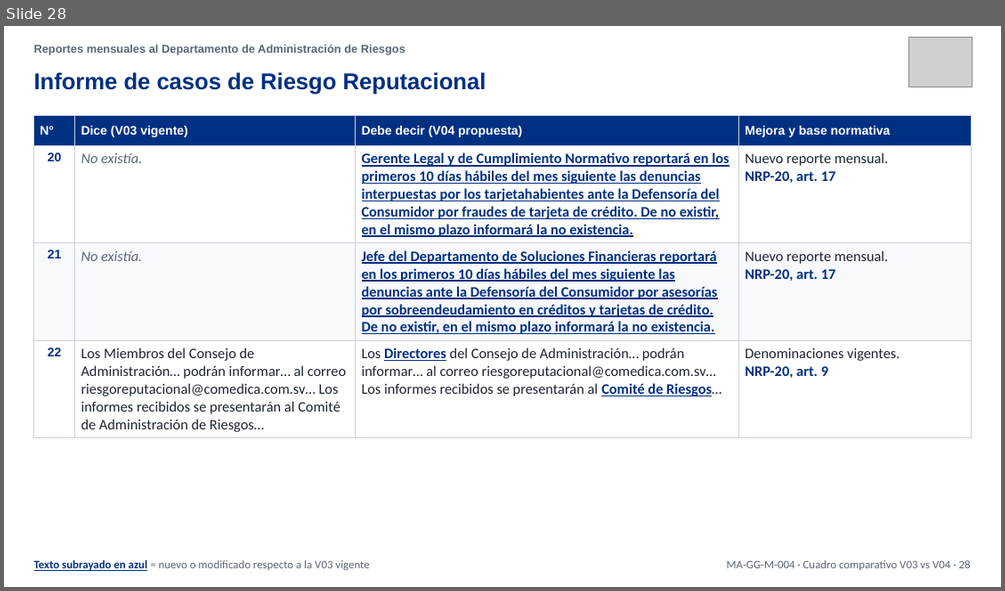
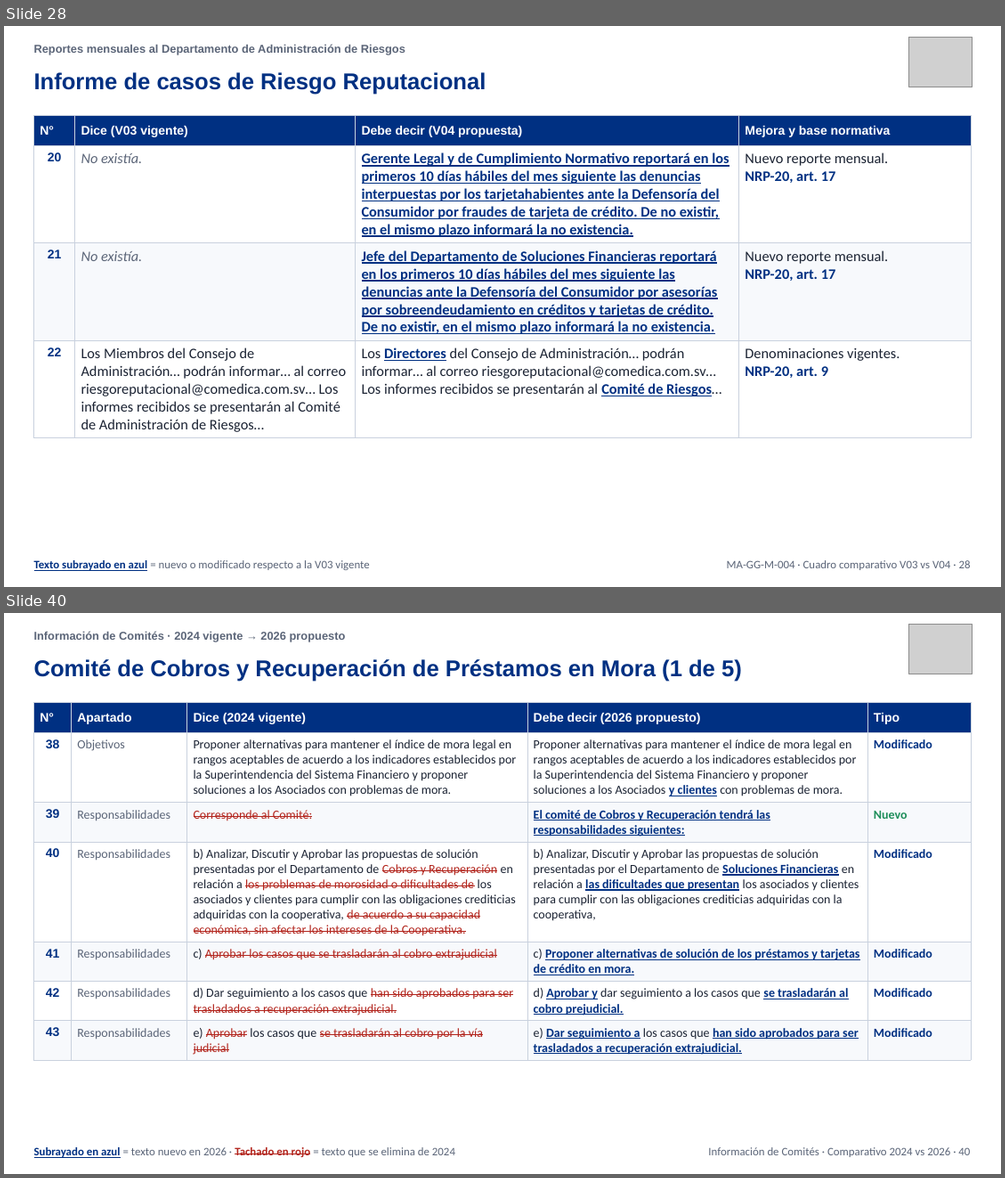
Before and after one commit to menjivar201280/riesgo, a slide deck: politicas/Comparativo_Comite_Riesgos_V03_vs_V04.pptx. Shown one above the other, each under a label of ours: slide 28 before the commit, slides 28 and 40 after it; the slides between them are not shown. The pictures are 1005x591 and 1005x1178 pixels, drawn with LibreOffice and Linux fonts; fonts in the diff are those of the drawing; grey boxes stand for pictures. Boxes give left, top, right and bottom in pixels: in the first picture for what was removed or moved away, otherwise in the second. Text is boxed around its words. In the diff, an @@ line names an element or a change of style, - is before the commit and + after.

```diff
--- a/politicas/Comparativo_Comite_Riesgos_V03_vs_V04.pptx
+++ b/politicas/Comparativo_Comite_Riesgos_V03_vs_V04.pptx
@@ slide 40 added at bbox=[4, 613, 1001, 1174], background #FFFFFF @@
@@ text added at bbox=[34, 631, 346, 642], 11 pt, text #5B6578, bold @@
+Información de Comités · 2024 vigente → 2026 propuesto
@@ picture added at bbox=[909, 625, 972, 674] @@
@@ text added at bbox=[34, 659, 742, 682], 22 pt, text #003082, bold @@
+Comité de Cobros y Recuperación de Préstamos en Mora (1 de 5)
@@ table added at bbox=[34, 703, 971, 1058], 7 rows, 5 columns @@
+N° | Apartado | Dice (2024 vigente) | Debe decir (2026 propuesto) | Tipo
+38 | Objetivos | Proponer alternativas para mantener el índice de mora legal en rangos aceptables de acuerdo a los indicadores establecidos por la Superintendencia del Sistema Financiero y proponer soluciones a los Asociados con problemas de mora. | Proponer alternativas para mantener el índice de mora legal en rangos aceptables de acuerdo a los indicadores establecidos por la Superintendencia del Sistema Financiero y proponer soluciones a los Asociados y clientes con problemas de mora. | Modificado
+39 | Responsabilidades | Corresponde al Comité: | El comité de Cobros y Recuperación tendrá las responsabilidades siguientes: | Nuevo
+40 | Responsabilidades | b) Analizar, Discutir y Aprobar las propuestas de solución presentadas por el Departamento de Cobros y Recuperación en relación a los problemas de morosidad o dificultades de los asociados y clientes para cumplir con las obligaciones crediticias adquiridas con la cooperativa, de acuerdo a su capacidad económica, sin afectar los intereses de la Cooperativa. | b) Analizar, Discutir y Aprobar las propuestas de solución presentadas por el Departamento de Soluciones Financieras en relación a las dificultades que presentan los asociados y clientes para cumplir con las obligaciones crediticias adquiridas con la cooperativa, | Modificado
+41 | Responsabilidades | c) Aprobar los casos que se trasladarán al cobro extrajudicial | c) Proponer alternativas de solución de los préstamos y tarjetas de crédito en mora. | Modificado
+42 | Responsabilidades | d) Dar seguimiento a los casos que han sido aprobados para ser trasladados a recuperación extrajudicial. | d) Aprobar y dar seguimiento a los casos que se trasladarán al cobro prejudicial. | Modificado
+43 | Responsabilidades | e) Aprobar los casos que se trasladarán al cobro por la vía judicial | e) Dar seguimiento a los casos que han sido aprobados para ser trasladados a recuperación extrajudicial. | Modificado
@@ text added at bbox=[34, 1147, 455, 1158], 11 pt, text #5B6578 @@
+Subrayado en azul = texto nuevo en 2026 · Tachado en rojo = texto que se elimina de 2024
@@ text added at bbox=[708, 1147, 970, 1157], 11 pt, text #5B6578 @@
+Información de Comités · Comparativo 2024 vs 2026 · 40
```
Also in this commit, not shown: 28 other slides changed, 41 other slides added.
